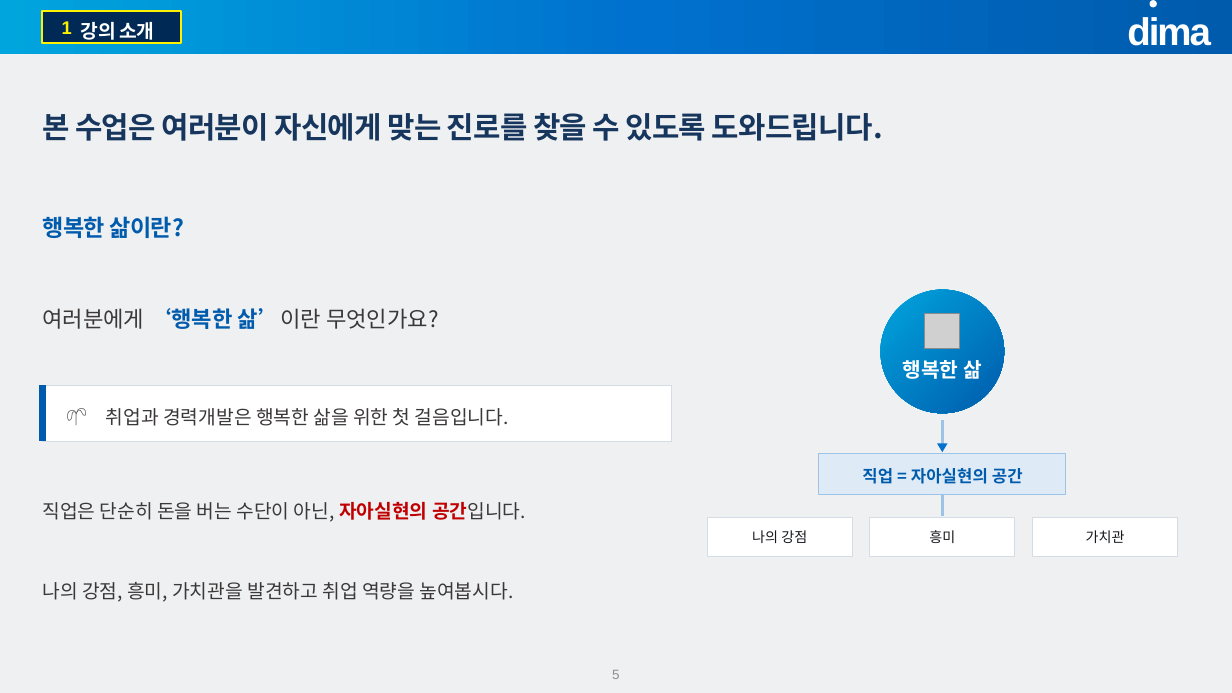
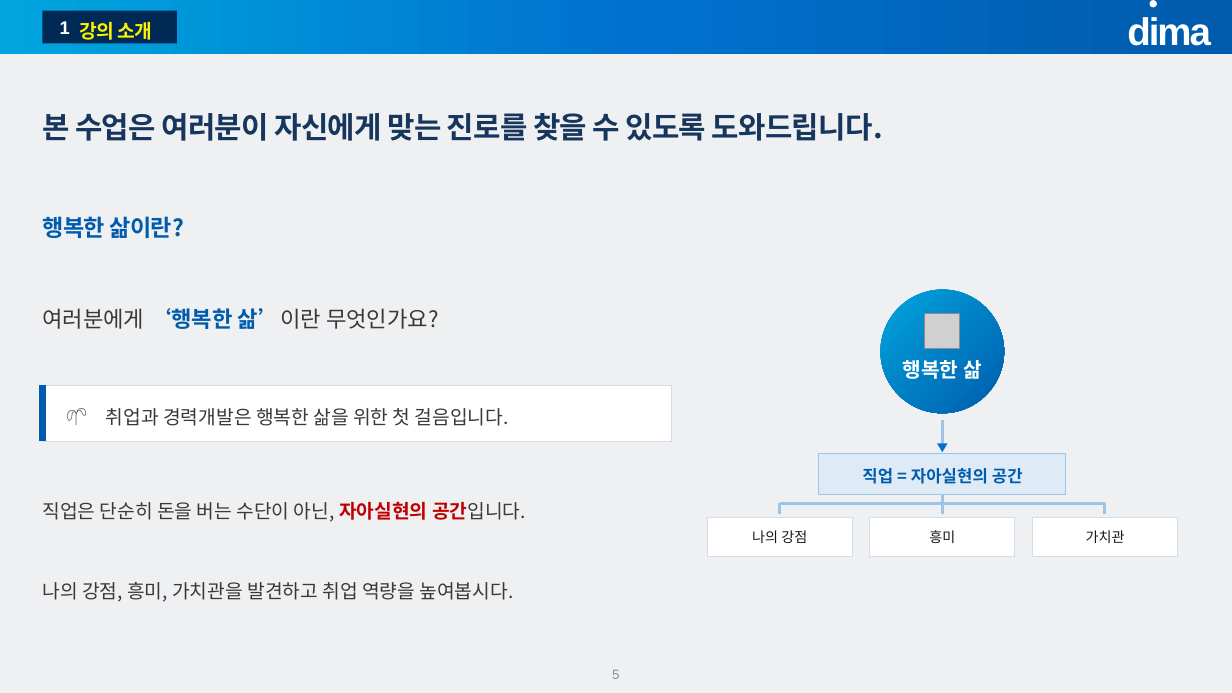
Before and after one commit to jungaistar/lms, a slide deck: slide 5 of materials/dist/1주차_오리엔테이션.pptx. Drawn at 1232x693 pixels with LibreOffice and Linux fonts; fonts in the diff are those of the drawing; grey boxes stand for pictures; background and template pictures are left out. Boxes give left, top, right and bottom in pixels: in the first picture for what was removed or moved away, otherwise in the second. Text is boxed around its words. In the diff, an @@ line names an element or a change of style, - is before the commit and + after.

```diff
--- a/materials/dist/1주차_오리엔테이션.pptx
+++ b/materials/dist/1주차_오리엔테이션.pptx
@@ rectangle: place and size @@
-rectangle at (43, 10, 181, 43)
+rectangle at (43, 10, 177, 43)
@@ rectangle at (43, 10, 177, 43): outline #FFF100 1.5 pt to none @@
@@ text "1" at (60, 21, 70, 34): text colour #FFF100 to #FFFFFF @@
@@ text "강의 소개" at (79, 22, 153, 44): text colour #FFFFFF to #FFF100 @@
@@ freeform shape added at (780, 504, 1105, 504), outline #9DC3E6 2.06 pt @@
@@ freeform shape added at (780, 504, 780, 514), outline #9DC3E6 2.06 pt @@
@@ freeform shape: place and size @@
-freeform shape at (943, 494, 943, 516)
+freeform shape at (943, 494, 943, 504)
@@ freeform shape added at (943, 504, 943, 514), outline #9DC3E6 2.06 pt @@
@@ freeform shape added at (1105, 504, 1105, 514), outline #9DC3E6 2.06 pt @@
```
Also in this commit, not shown: 15 other slides changed, 37 other files.
